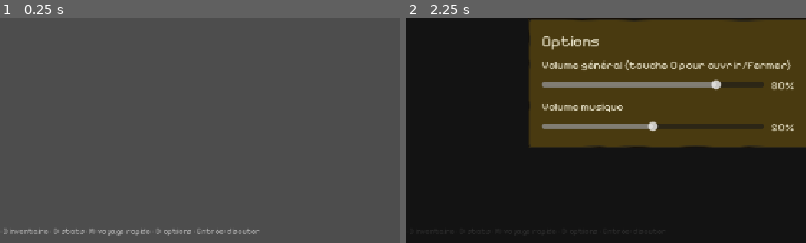
Above: before the commit, frames 1-2 (left to right).
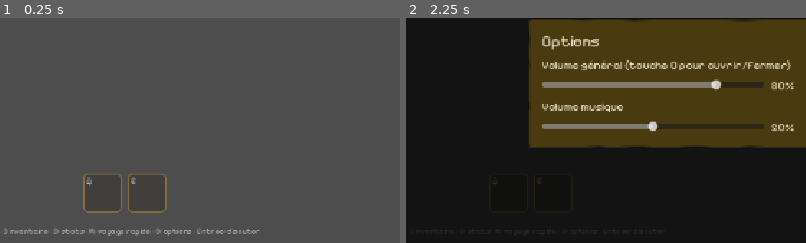
Above: after the commit, the same moments.

Repository: saintstrif13001/riendupout
Game: Godot game, scene res://scenes/Hud.tscn
Same seed, same stepped clock (60 frames per second), same inputs: the game is played once before the commit and once after it. This scene is started directly instead of the project's main scene.
Inputs (mouse positions are % of the whole screen's width and height, from its top left):
- Up to frame 1 (0.25 s): no input
- Up to frame 2 (2.25 s): tap Enter at 0.5, 2 s; move the mouse to (72, 45) at 0.52 s; hold D 0.53-1.25 s; tap I at 0.6 s; click (72, 45) at 0.67 s; tap Space at 0.77, 1.25 s; drag from (30, 55) to (45, 70) at 1.27 s; move the mouse to (60, 28) at 2.02 s; hold D from 2.03 s (still down); tap O at 2.1 s; click (60, 28) at 2.17 s
The pictures show only the part of the screen within x 35-85%, y 50-100%; the shares and areas given below are measured in that part.

The runs differ from the first frame. In frame 1, 0.5% of the frame differs, in the area x 20-42%, y 69-87%; in frame 2, less than 0.1%.
Error before the commit: Invalid call. Nonexistent function 'send_chat_message' in base 'Nil'. (res://scripts/hud.gd:453)
Error after the commit: Invalid call. Nonexistent function 'send_chat_message' in base 'Nil'. (res://scripts/hud.gd:535)

Commit message:
Ajoute une barre de competences Q/E avec recharge et cout visibles
Les competences Q/E avaient un temps de recharge et un cout en mana,
mais aucun retour visuel du tout : impossible de savoir si un sort etait
pret sans le tenter. Ajoute 2 emplacements en bas-centre de l'ecran,
mis a jour chaque frame (hud.gd:_process), montrant : un voile sombre
qui se retracte a mesure que la recharge se termine, un decompte en
secondes, et une teinte rouge quand le mana manque pour le lancer.
Tooltip au survol avec nom/description/cout/recharge.

Test ajoute : test_hotbar dans capture.gd (etat pret initial, voile +
decompte apparaissent a l'usage, l'autre emplacement n'est pas affecte,
le voile disparait a l'expiration de la recharge, teinte rouge quand
le mana est insuffisant). Regression clean (combat, shield, deliver
quest, data integrity).

Diff:
--- a/scripts/hud.gd
+++ b/scripts/hud.gd
@@ -27,6 +27,8 @@
 var options_music_slider: HSlider
 var options_music_pct_label: Label
 var minimap: Control
+var hotbar: HBoxContainer
+var hotbar_slots: Array = []
 var stats_overlay: Control
 var stats_box: VBoxContainer
 var chat_overlay: Control
@@ -49,6 +51,7 @@
 	layer = 10
 	_build_bars()
 	_build_minimap()
+	_build_hotbar()
 	_build_hint()
 	_build_dialogue_overlay()
 	_build_inventory_overlay()
@@ -163,6 +166,85 @@
 	var px = clampf(world.player.global_position.x / total, 0.0, 1.0) * w
 	minimap.draw_line(Vector2(px, 0), Vector2(px, h), Color(1, 0.92, 0.5), 2.0)
 	minimap.draw_circle(Vector2(px, h * 0.5), 3.5, Color(1, 1, 0.85))
+
+const HOTBAR_SLOT_SIZE := 52.0
+const HOTBAR_KEYS := ["Q", "E"]
+
+func _build_hotbar() -> void:
+	# Les compétences Q/E avaient un temps de recharge (cd) mais aucun retour
+	# visuel : impossible de savoir si un sort est prêt sans le tenter.
+	hotbar = HBoxContainer.new()
+	hotbar.theme = UiTheme.build()
+	hotbar.add_theme_constant_override("separation", 8)
+	hotbar.set_anchors_preset(Control.PRESET_CENTER_BOTTOM)
+	hotbar.position = Vector2(-(HOTBAR_SLOT_SIZE + 4), -100)
+	add_child(hotbar)
+	for key_letter in HOTBAR_KEYS:
+		hotbar_slots.append(_build_hotbar_slot(key_letter))
+
+func _build_hotbar_slot(key_letter: String) -> Dictionary:
+	var panel = PanelContainer.new()
+	var style = StyleBoxFlat.new()
+	style.bg_color = Color(0.08, 0.06, 0.03, 0.85)
+	style.border_color = Color(0.55, 0.45, 0.25, 0.9)
+	style.set_border_width_all(2)
+	style.set_corner_radius_all(6)
+	panel.add_theme_stylebox_override("panel", style)
+	panel.custom_minimum_size = Vector2(HOTBAR_SLOT_SIZE, HOTBAR_SLOT_SIZE)
+	var stack = Control.new()
+	stack.custom_minimum_size = Vector2(HOTBAR_SLOT_SIZE, HOTBAR_SLOT_SIZE)
+	panel.add_child(stack)
+	var bg = ColorRect.new()
+	bg.color = Color(0.4, 0.4, 0.4, 0.5)
+	bg.set_anchors_preset(Control.PRESET_FULL_RECT)
+	bg.mouse_filter = Control.MOUSE_FILTER_IGNORE
+	stack.add_child(bg)
+	var cd_overlay = ColorRect.new()
+	cd_overlay.color = Color(0, 0, 0, 0.75)
+	cd_overlay.size = Vector2(HOTBAR_SLOT_SIZE, 0)
+	cd_overlay.mouse_filter = Control.MOUSE_FILTER_IGNORE
+	stack.add_child(cd_overlay)
+	var key_lbl = Label.new()
+	key_lbl.text = key_letter
+	key_lbl.position = Vector2(3, 1)
+	key_lbl.add_theme_font_size_override("font_size", 12)
+	key_lbl.add_theme_color_override("font_color", Color(1, 1, 1, 0.7))
+	key_lbl.mouse_filter = Control.MOUSE_FILTER_IGNORE
+	stack.add_child(key_lbl)
+	var cd_lbl = Label.new()
+	cd_lbl.set_anchors_preset(Control.PRESET_CENTER)
+	cd_lbl.position = Vector2(-10, -12)
+	cd_lbl.add_theme_font_size_override("font_size", 20)
+	cd_lbl.add_theme_color_override("font_color", Color(1, 1, 1))
+	cd_lbl.mouse_filter = Control.MOUSE_FILTER_IGNORE
+	cd_lbl.visible = false
+	stack.add_child(cd_lbl)
+	hotbar.add_child(panel)
+	return {"panel": panel, "bg": bg, "cd_overlay": cd_overlay, "cd_label": cd_lbl}
+
+func _process(_delta: float) -> void:
+	if world == null or world.player == null or hotbar_slots.is_empty(): return
+	var cls = Data.CLASSES.get(world.char_data.get("class"), null)
+	if cls == null: return
+	var now = Time.get_ticks_msec() / 1000.0
+	for i in range(hotbar_slots.size()):
+		var slot = hotbar_slots[i]
+		if i >= cls.skills.size():
+			slot.panel.visible = false
+			continue
+		slot.panel.visible = true
+		var skill = cls.skills[i]
+		var remain = maxf(0.0, world.player.cooldowns.get("skill%d" % i, 0.0) - now)
+		var frac = clampf(remain / skill.cd, 0.0, 1.0)
+		slot.cd_overlay.size.y = HOTBAR_SLOT_SIZE * frac
+		slot.cd_overlay.position.y = HOTBAR_SLOT_SIZE - slot.cd_overlay.size.y
+		slot.cd_label.visible = remain > 0.05
+		if remain > 0.05:
+			slot.cd_label.text = "%d" % ceili(remain)
+		var can_afford = world.player.mana >= skill.cost
+		var base_color: Color = skill.get("fx_color", Color(0.5, 0.5, 0.5))
+		slot.bg.color = Color(base_color.r, base_color.g, base_color.b, 0.55) if can_afford else Color(0.3, 0.1, 0.1, 0.6)
+		slot.panel.tooltip_text = "%s (%s)\n%s\nCoût : %d mana · Recharge : %.1fs" % [skill.name, HOTBAR_KEYS[i], skill.desc, skill.cost, skill.cd]
 
 func _make_stat_bar(color: Color, size: Vector2) -> ProgressBar:
 	# Barre avec coins arrondis + bordure sombre + reflet brillant en haut,
--- a/scripts/tools/capture.gd
+++ b/scripts/tools/capture.gd
@@ -182,6 +182,17 @@
 			_run_ingame_options_overlay_test()
 		elif test_mode == "test_minimap":
 			_run_minimap_test()
+		elif test_mode == "test_hotbar":
+			_run_hotbar_test()
+		elif test_mode == "show_hotbar":
+			var gs_hb = root.get_node("/root/GameState")
+			var hud_hb = inst.get_node("Hud")
+			inst.char_data["class"] = "mage"
+			inst.player.stats = gs_hb.compute_stats(inst.char_data)
+			inst.player.mana = inst.player.stats.max_mana
+			inst.use_skill(0)
+			inst.player.mana = 0.0
+			hud_hb._process(0.0)
 		elif test_mode == "show_stats":
 			var hud_s = inst.get_node("Hud")
 			hud_s.render_stats()
@@ -1625,6 +1636,40 @@
 	print("TEST_RESULT minimap_found=%s minimap_sized=%s draw_ok_no_remotes=%s draw_ok_with_valid_remote=%s draw_ok_with_freed_remote=%s"
 		% [minimap_found, minimap_sized, draw_ok_no_remotes, draw_ok_with_valid_remote, draw_ok_with_freed_remote])
 
+func _run_hotbar_test() -> void:
+	print("TEST_START:hotbar")
+	# Les competences Q/E avaient un temps de recharge mais aucun retour visuel :
+	# rien n'indiquait si un sort etait pret, en recharge, ou injouable faute de
+	# mana. Verifie que la barre reflete l'etat reel du cooldown et du mana.
+	var gs = root.get_node("/root/GameState")
+	var hud = inst.get_node("Hud")
+	inst.char_data["class"] = "guerrier" # skill0 coup_puissant cd=4.0 cout=8, skill1 cri_guerre cd=12.0 cout=15
+	inst.player.stats = gs.compute_stats(inst.char_data)
+	inst.player.mana = inst.player.stats.max_mana
+	inst.player.cooldowns.clear()
+	hud._process(0.0)
+
+	var slots_built = hud.hotbar_slots.size() == 2
+	var ready_before_use = hud.hotbar_slots[0].cd_overlay.size.y == 0.0 and not hud.hotbar_slots[0].cd_label.visible
+
+	inst.use_skill(0)
+	hud._process(0.0)
+	var cooldown_shown_after_use = hud.hotbar_slots[0].cd_overlay.size.y > 0.0 and hud.hotbar_slots[0].cd_label.visible
+	var other_slot_unaffected = hud.hotbar_slots[1].cd_overlay.size.y == 0.0
+
+	# fait "expirer" le cooldown manuellement plutôt que d'attendre en temps réel
+	inst.player.cooldowns["skill0"] = 0.0
+	hud._process(0.0)
+	var overlay_clears_after_cooldown_expires = hud.hotbar_slots[0].cd_overlay.size.y == 0.0 and not hud.hotbar_slots[0].cd_label.visible
+
+	inst.player.mana = 0.0
+	hud._process(0.0)
+	var dimmed_when_cant_afford = hud.hotbar_slots[0].bg.color.r > hud.hotbar_slots[0].bg.color.g + 0.1 # teinte rougeâtre
+
+	var all_ok = slots_built and ready_before_use and cooldown_shown_after_use and other_slot_unaffected and overlay_clears_after_cooldown_expires and dimmed_when_cant_afford
+	print("TEST_RESULT all_ok=%s slots_built=%s ready_before_use=%s cooldown_shown_after_use=%s other_slot_unaffected=%s overlay_clears_after_cooldown_expires=%s dimmed_when_cant_afford=%s"
+		% [all_ok, slots_built, ready_before_use, cooldown_shown_after_use, other_slot_unaffected, overlay_clears_after_cooldown_expires, dimmed_when_cant_afford])
+
 func _run_stats_screen_test() -> void:
 	print("TEST_START:stats_screen")
 	# L'inventaire montrait le nom des objets equipes mais jamais de chiffres :
